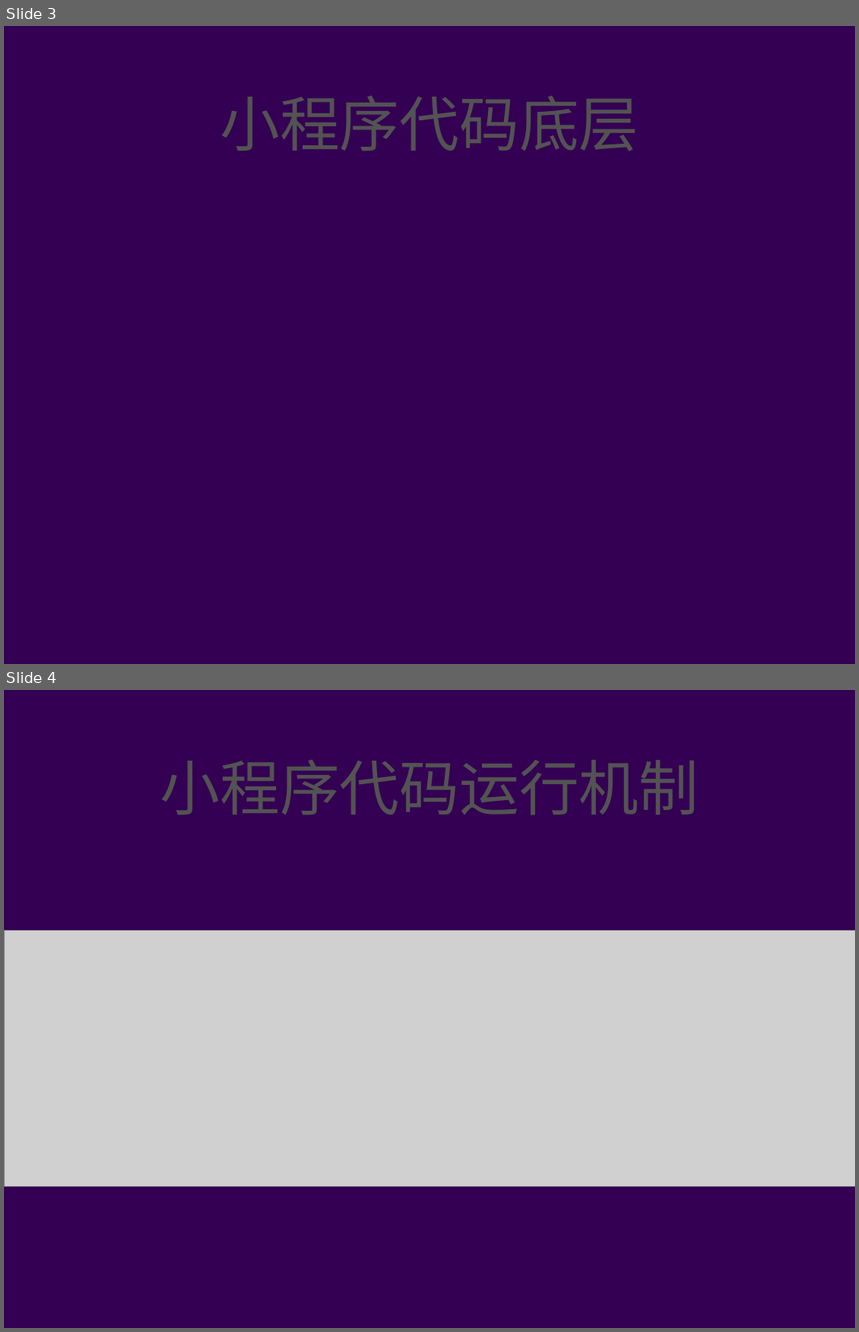
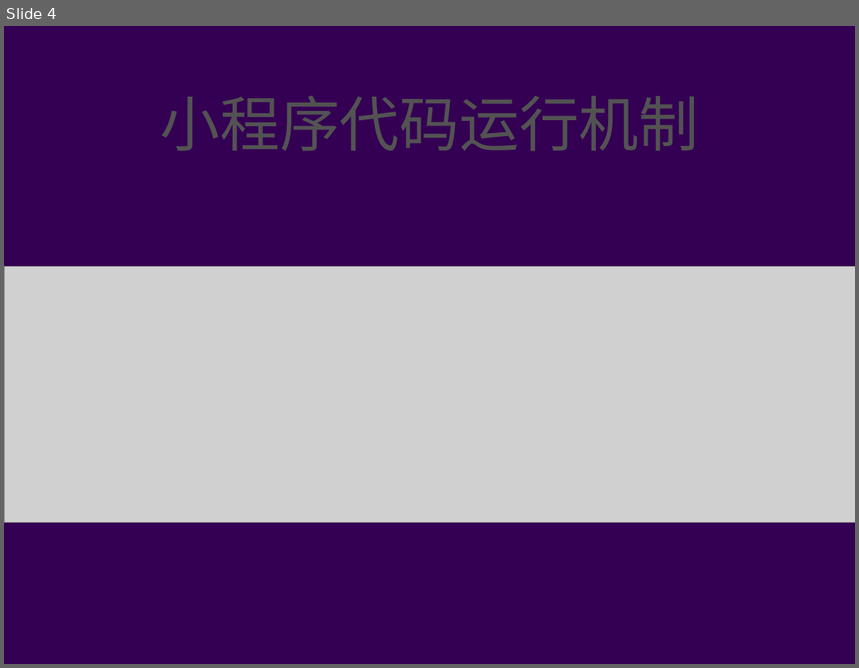
Before and after one commit to chenmingjia/Deep_Learning, a slide deck: 小程序讲稿.pptx. Shown one above the other, each under a label of ours: slides 3 and 4 before the commit, slide 4 after it. The pictures are 859x1332 and 859x668 pixels, drawn with LibreOffice and Linux fonts; fonts in the diff are those of the drawing; grey boxes stand for pictures; background and template pictures are left out. Boxes give left, top, right and bottom in pixels: in the first picture for what was removed or moved away, otherwise in the second. Text is boxed around its words. In the diff, an @@ line names an element or a change of style, - is before the commit and + after.

```diff
--- a/小程序讲稿.pptx
+++ b/小程序讲稿.pptx
@@ slide 3 removed at (4, 26, 855, 664), background picture (left out) @@
@@ title removed at (220, 96, 639, 151) @@
-小程序代码底层
```
Also in this commit, not shown: 2 slides added, 1 other file.
